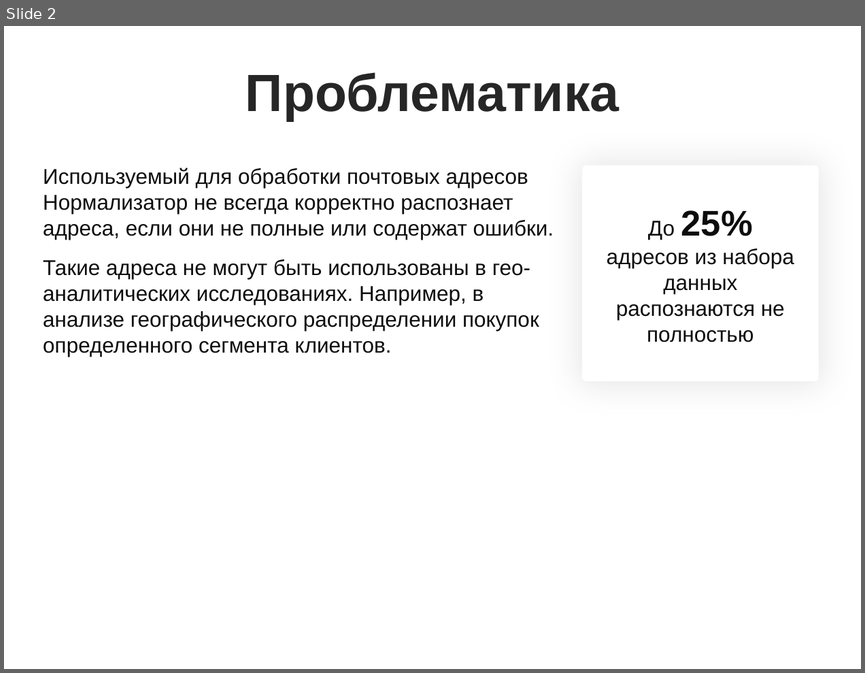
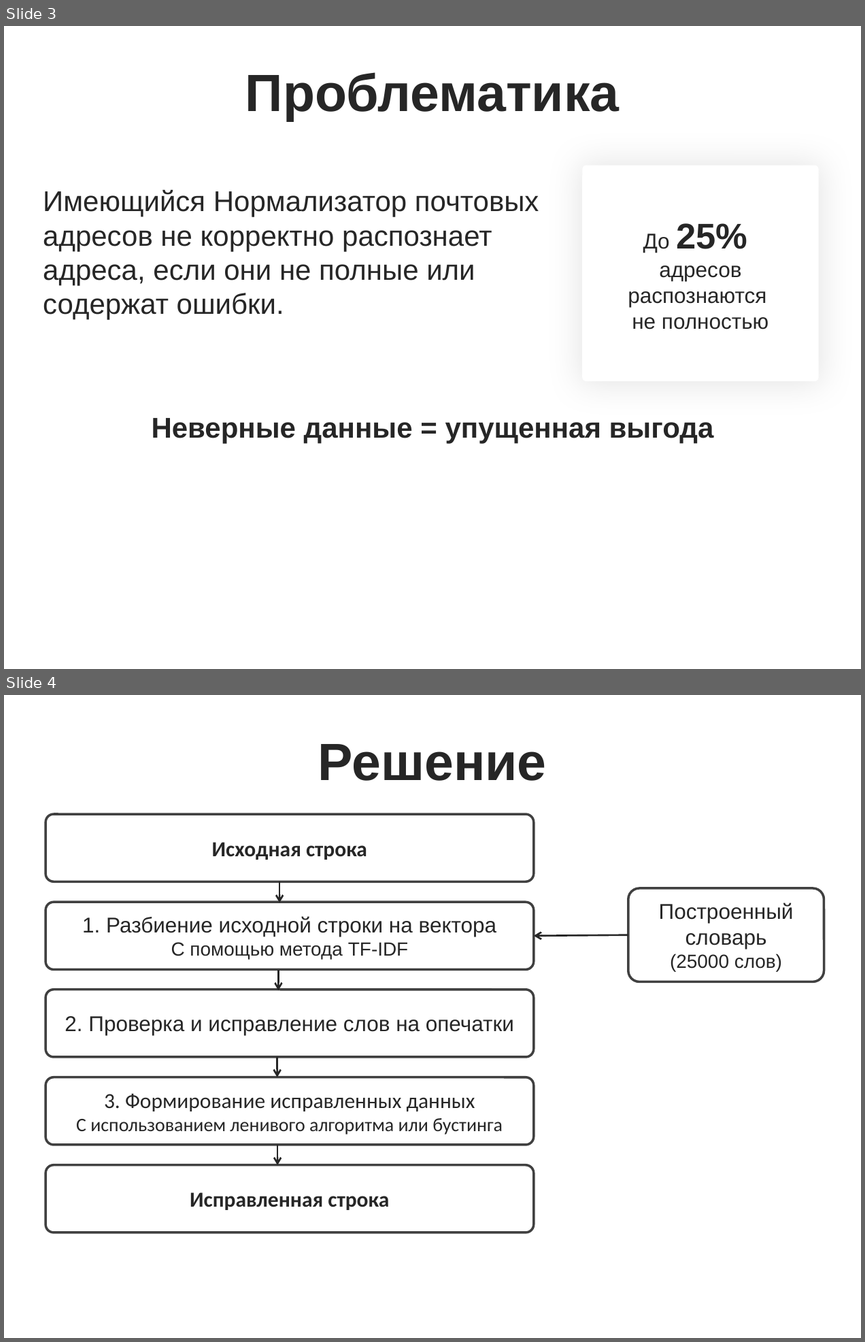
Before and after one commit to novaesolis/address-normalizer, a slide deck: presentation/Nova solis.pptx. Shown one above the other, each under a label of ours: slide 2 before the commit, slides 3 and 4 after it. The pictures are 865x673 and 865x1342 pixels, drawn with LibreOffice and Linux fonts; fonts in the diff are those of the drawing; background and template pictures are left out. Boxes give left, top, right and bottom in pixels: in the first picture for what was removed or moved away, otherwise in the second. Text is boxed around its words. In the diff, an @@ line names an element or a change of style, - is before the commit and + after.

```diff
--- a/presentation/Nova solis.pptx
+++ b/presentation/Nova solis.pptx
@@ slide 4 added at box(4, 695, 861, 1338), background picture (left out) @@
@@ title added at box(318, 744, 547, 781), 44 pt, text #262626, bold @@
+Решение
@@ rounded rectangle added at box(46, 814, 534, 882), outline #404040 2 pt, 18 pt, text #262626, bold @@
+Исходная строка
@@ arrow added from (280, 882) to (280, 902), #262626 1.5 pt @@
@@ rounded rectangle added at box(628, 888, 823, 981), outline #404040 2 pt, 18 pt, text #262626 @@
+Построенный словарь
+(25000 слов)
@@ rounded rectangle added at box(46, 902, 534, 969), outline #404040 2 pt, 18 pt, text #262626 @@
+1. Разбиение исходной строки на вектора
+С помощью метода TF-IDF
@@ arrow added from (628, 935) to (534, 936), #262626 1.5 pt @@
@@ arrow added from (278, 970) to (278, 991), #262626 1.5 pt @@
@@ rounded rectangle added at box(46, 989, 534, 1057), outline #404040 2 pt, 18 pt, text #262626 @@
+2. Проверка и исправление слов на опечатки
@@ arrow added from (277, 1057) to (277, 1077), #262626 1.5 pt @@
@@ rounded rectangle added at box(46, 1077, 534, 1145), outline #404040 2 pt, 16 pt, text #262626 @@
+3. Формирование исправленных данных
+С использованием ленивого алгоритма или бустинга
@@ arrow added from (277, 1145) to (277, 1164), #262626 1.5 pt @@
@@ rounded rectangle added at box(46, 1164, 534, 1232), outline #404040 2 pt, 18 pt, text #262626, bold @@
+Исправленная строка
@@ what was slide 2 is now slide 3 @@
@@ slide 3 changed as well @@
@@ text at box(43, 189, 539, 320): text changed; size 18 to 24 pt; text colour #0D0D0D to #262626 @@
-Используемый для обработки почтовых адресов Нормализатор не всегда корректно распознает адреса, если они не полные или содержат ошибки.
-Такие адреса не могут быть использованы в гео-аналитических исследованиях. Например, в анализе географического распределении покупок определенного сегмента клиентов.
+Имеющийся Нормализатор почтовых адресов не корректно распознает адреса, если они не полные или содержат ошибки.
@@ text in rounded rectangle at box(643, 233, 670, 252): text colour #0D0D0D to #262626 in "До 25%" @@
@@ text in rounded rectangle at box(628, 265, 768, 329): text changed; text colour #0D0D0D to #262626 @@
-адресов из набора данных распознаются не полностью
+адресов распознаются
+не полностью
@@ text added at box(152, 418, 714, 444), 24 pt, text #262626, bold @@
+Неверные данные = упущенная выгода
```
Also in this commit, not shown: 2 other slides changed, 2 other slides added, 3 slides removed.
